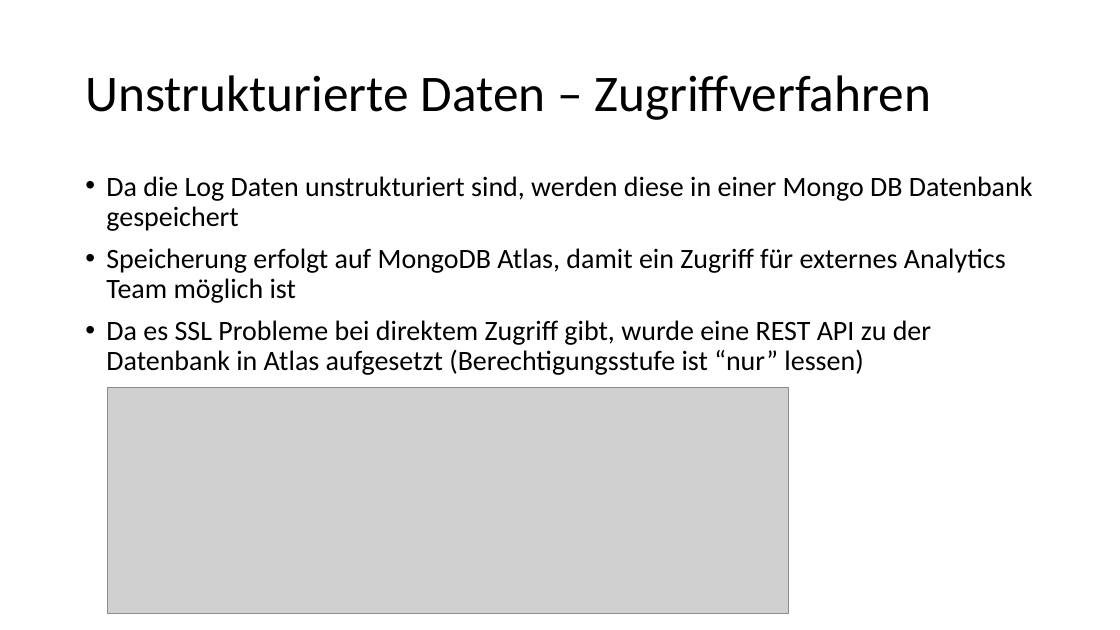
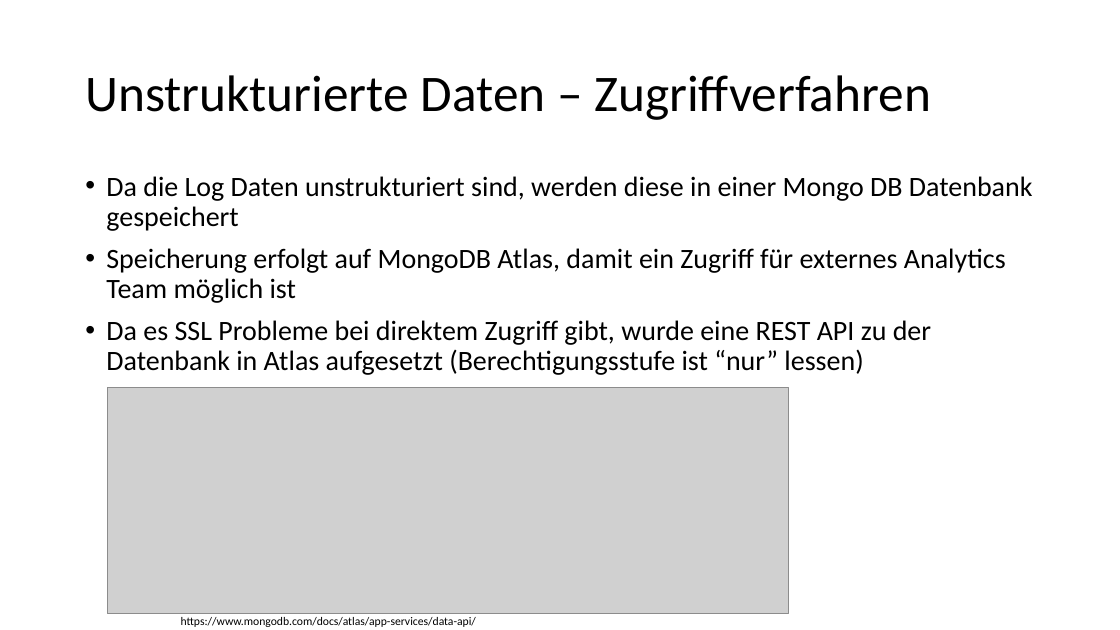
Before and after one commit to Flitschi7/big-data-management, a slide deck: slide 11 of Organisational/Dokumentation HHZ Rocket Project.pptx. Drawn at 1120x630 pixels with LibreOffice and Linux fonts; fonts in the diff are those of the drawing; grey boxes stand for pictures. Boxes give left, top, right and bottom in pixels: in the first picture for what was removed or moved away, otherwise in the second. Text is boxed around its words. In the diff, an @@ line names an element or a change of style, - is before the commit and + after.

```diff
--- a/Organisational/Dokumentation HHZ Rocket Project.pptx
+++ b/Organisational/Dokumentation HHZ Rocket Project.pptx
@@ text added at bbox=[181, 617, 476, 627], 10 pt, text #000000 @@
+https://www.mongodb.com/docs/atlas/app-services/data-api/
```
Also in this commit, not shown: 7 other slides changed, 2 slides added, 2 other files.
